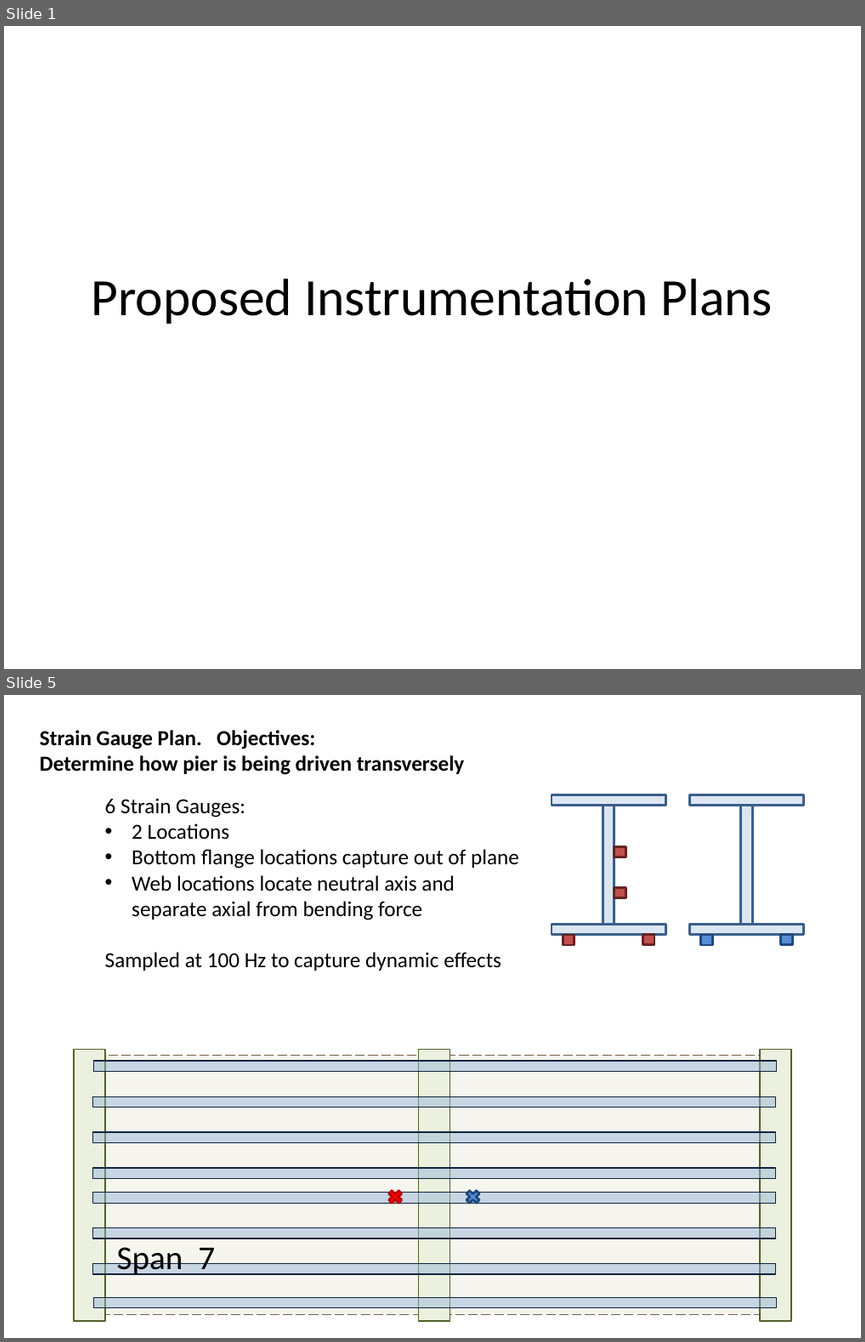
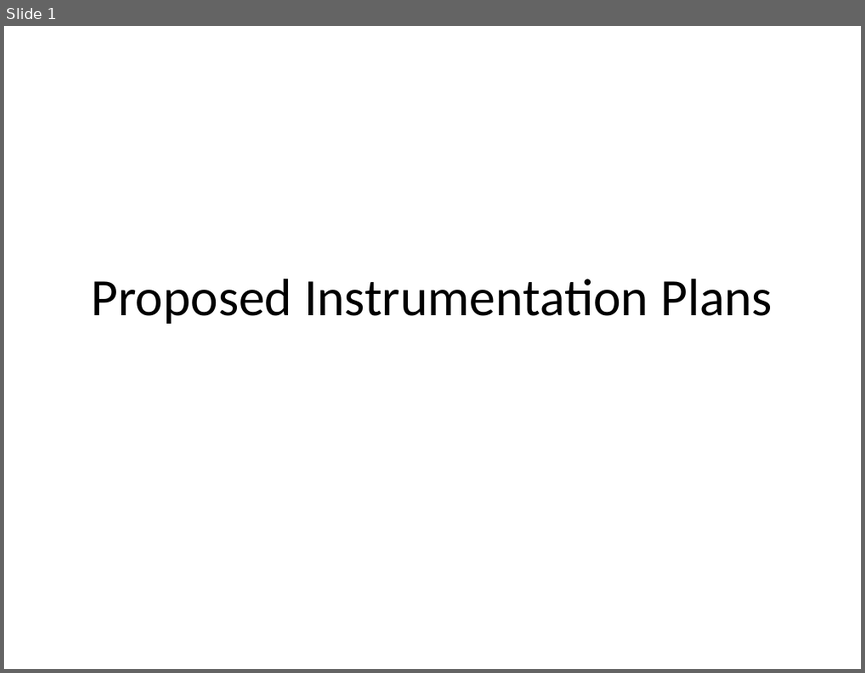
Before and after one commit to jbbraley/I76, a slide deck: Planning/Instrumentation.pptx. Shown one above the other, each under a label of ours: slides 1 and 5 before the commit, slide 1 after it; the slides between them are not shown. The pictures are 865x1342 and 865x673 pixels, drawn with LibreOffice and Linux fonts; fonts in the diff are those of the drawing. Boxes give left, top, right and bottom in pixels: in the first picture for what was removed or moved away, otherwise in the second. Text is boxed around its words. In the diff, an @@ line names an element or a change of style, - is before the commit and + after.

```diff
--- a/Planning/Instrumentation.pptx
+++ b/Planning/Instrumentation.pptx
@@ slide 5 removed at (x1=4, y1=695, x2=861, y2=1338), background #FFFFFF @@
@@ text removed at (x1=40, y1=730, x2=465, y2=775) @@
-Strain Gauge Plan. Objectives:
-Determine how pier is being driven transversely
@@ text removed at (x1=105, y1=798, x2=519, y2=970) @@
-6 Strain Gauges:
-• 2 Locations
-• Bottom flange locations capture out of plane
-• Web locations locate neutral axis and separate axial from bending force
-Sampled at 100 Hz to capture dynamic effects
@@ group removed at (x1=551, y1=795, x2=665, y2=945): 7 rectangles @@
@@ group removed at (x1=689, y1=795, x2=803, y2=945): 5 rectangles @@
@@ rectangle removed at (x1=74, y1=1049, x2=105, y2=1321) @@
@@ rectangle removed at (x1=418, y1=1049, x2=449, y2=1321) @@
@@ rectangle removed at (x1=760, y1=1049, x2=791, y2=1321) @@
@@ rectangle removed at (x1=90, y1=1055, x2=780, y2=1315) @@
@@ rectangle removed at (x1=94, y1=1061, x2=777, y2=1072) @@
@@ rectangle removed at (x1=92, y1=1097, x2=775, y2=1107) @@
@@ rectangle removed at (x1=92, y1=1132, x2=775, y2=1142) @@
@@ rectangle removed at (x1=92, y1=1168, x2=775, y2=1179) @@
@@ rectangle removed at (x1=92, y1=1192, x2=775, y2=1202) @@
@@ cross removed at (x1=386, y1=1188, x2=405, y2=1206) @@
@@ cross removed at (x1=463, y1=1188, x2=482, y2=1206) @@
@@ rectangle removed at (x1=92, y1=1228, x2=775, y2=1238) @@
@@ text removed at (x1=117, y1=1247, x2=215, y2=1275) @@
-Span 7
@@ rectangle removed at (x1=92, y1=1263, x2=775, y2=1273) @@
@@ rectangle removed at (x1=94, y1=1298, x2=777, y2=1308) @@
```
Also in this commit, not shown: 2 slides changed, 1 slide added, 1 other slide removed, 2 other files.
